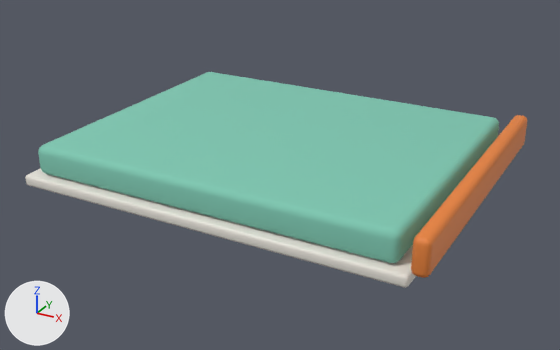
The glTF model sim/agribot_description/meshes/cutter/visual/cutter_door.glb as it was, and as the next commit left it.
Camera for both pictures: a camera (50 mm lens) standing at (0.0417, -0.1699, 0.0831) and looking at (-0.0487, -0.0056, 0.0009). Arrows for +X, +Y and +Z are at lower left; the lights stay in place. The picture after the commit comes second. Vertices at exactly the same position are counted once.

The first picture shows 'door', 'foam_pad', 'soft_lip'.
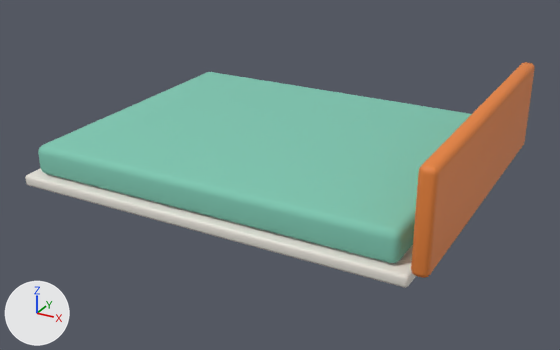
Where the change shows, as pixel boxes [x1, y1, x2, y2] in the pictures (560 x 350 px; the box of a moved part takes in the faces that stretch with it):
'soft_lip', reshaped (7% wider, 32% taller): before [411, 115, 527, 278]; after [411, 62, 535, 278]
part 1 of me_soft_lip, moved or reshaped: before [413, 115, 527, 254]; after [413, 62, 535, 254]

Diff of the bpy script that builds the scene:
```diff
--- a/sim/agribot_description/meshes/cutter/visual/cutter_door.glb.py
+++ b/sim/agribot_description/meshes/cutter/visual/cutter_door.glb.py
@@ me_soft_lip @@
 # used by ob_soft_lip; location = (0.0, 0.0, 0.0)
-me_soft_lip.from_pydata(...)  # 152 vertices, 300 faces; spans x 0.0..0.004, y -0.0415..0.0415, z 0.003..0.012
+me_soft_lip.from_pydata(...)  # 152 vertices, 300 faces; spans x 0.0..0.004, y -0.0415..0.0415, z 0.003..0.027
+# me_soft_lip part 1: all 76 vertices in x 0.0..0.004, y -0.0415..0.0415, z 0.0105..0.012 are moved by (0.0, 0.0, 0.015)
 me_soft_lip.materials.append(mat_agri_tpu_orange)
```
